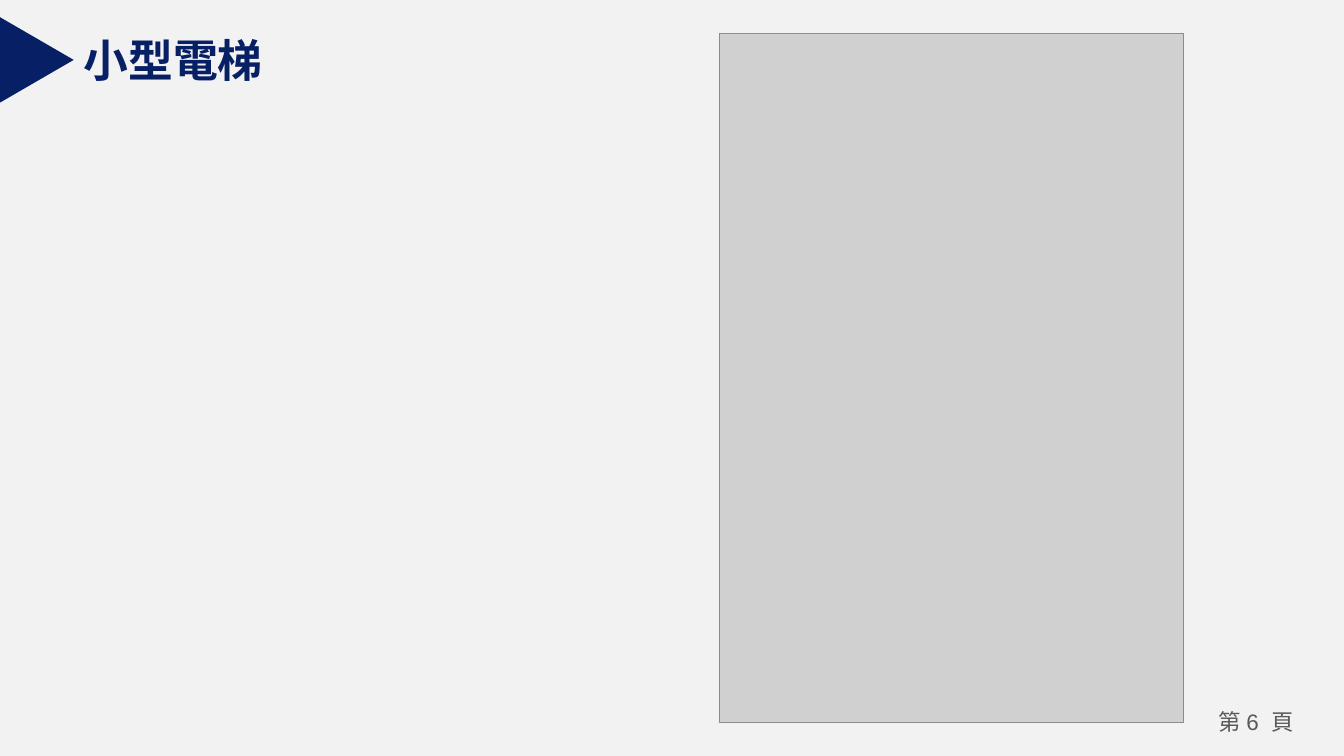
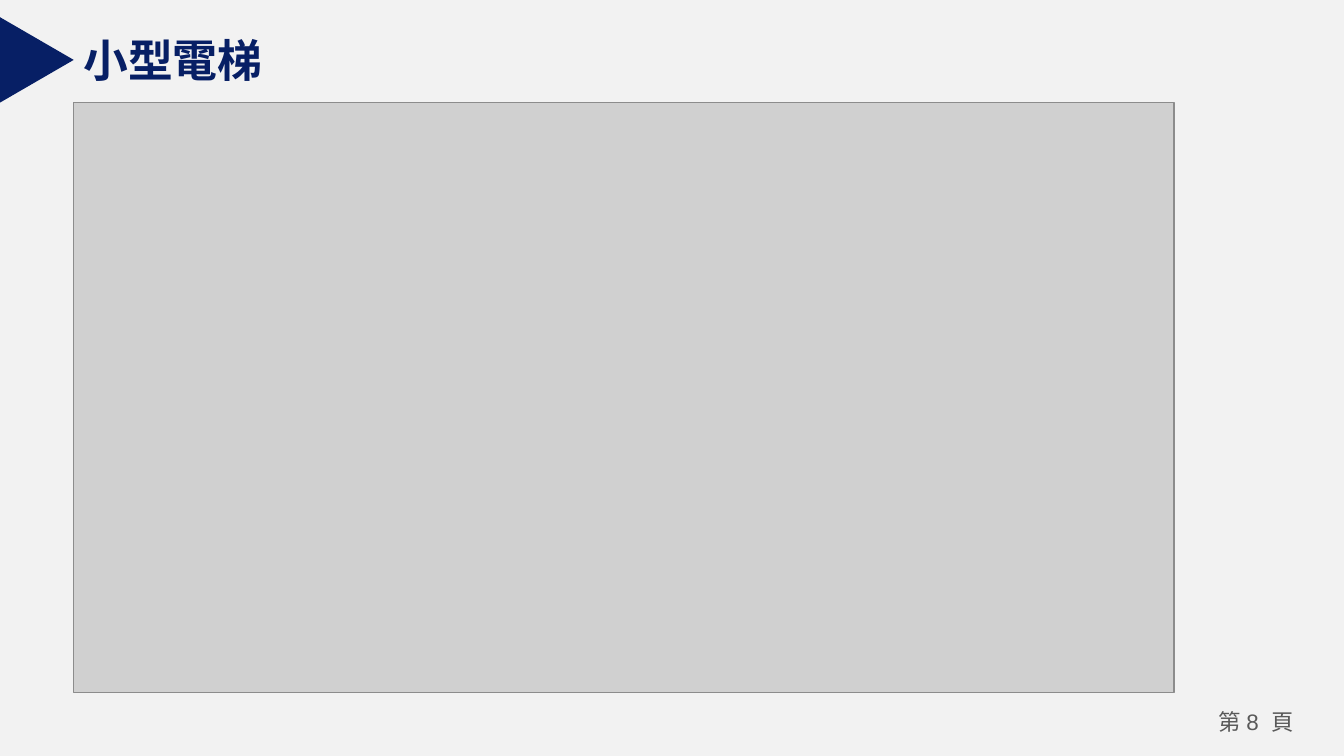
Before and after one commit to Johnnychang889/ARelevator, a slide deck: slide 8 of A16專題期末報告.pptx (slide 6 before the commit). Drawn at 1344x756 pixels with LibreOffice and Linux fonts; fonts in the diff are those of the drawing; grey boxes stand for pictures. Boxes give left, top, right and bottom in pixels: in the first picture for what was removed or moved away, otherwise in the second. Text is boxed around its words. In the diff, an @@ line names an element or a change of style, - is before the commit and + after.

```diff
--- a/A16專題期末報告.pptx
+++ b/A16專題期末報告.pptx
@@ picture removed at [720,34,1184,723] @@
@@ picture added at [74,102,1175,692] @@
@@ page number at [1219,711,1293,732]: text changed @@
-第 6 頁
+第 8 頁
```
Also in this commit, not shown: 4 other slides changed, 5 slides added, 3 slides removed, 1 other file.
